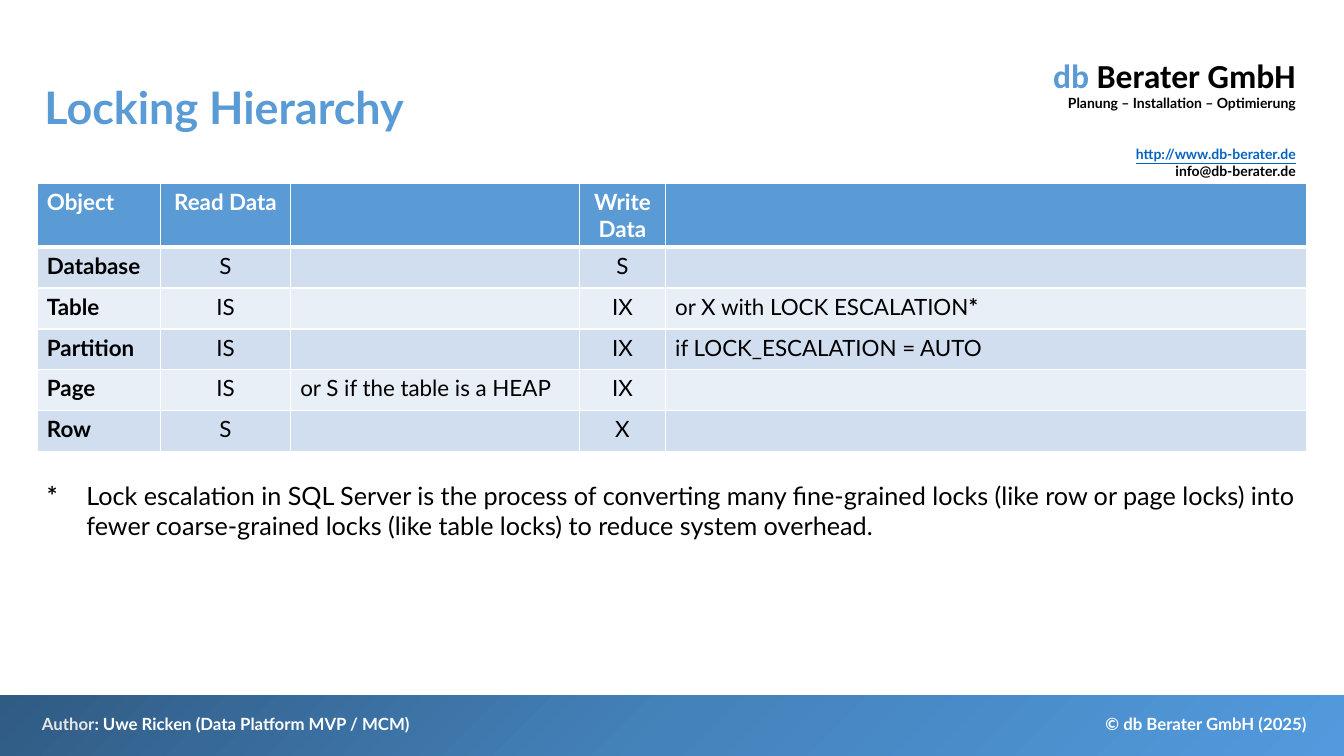
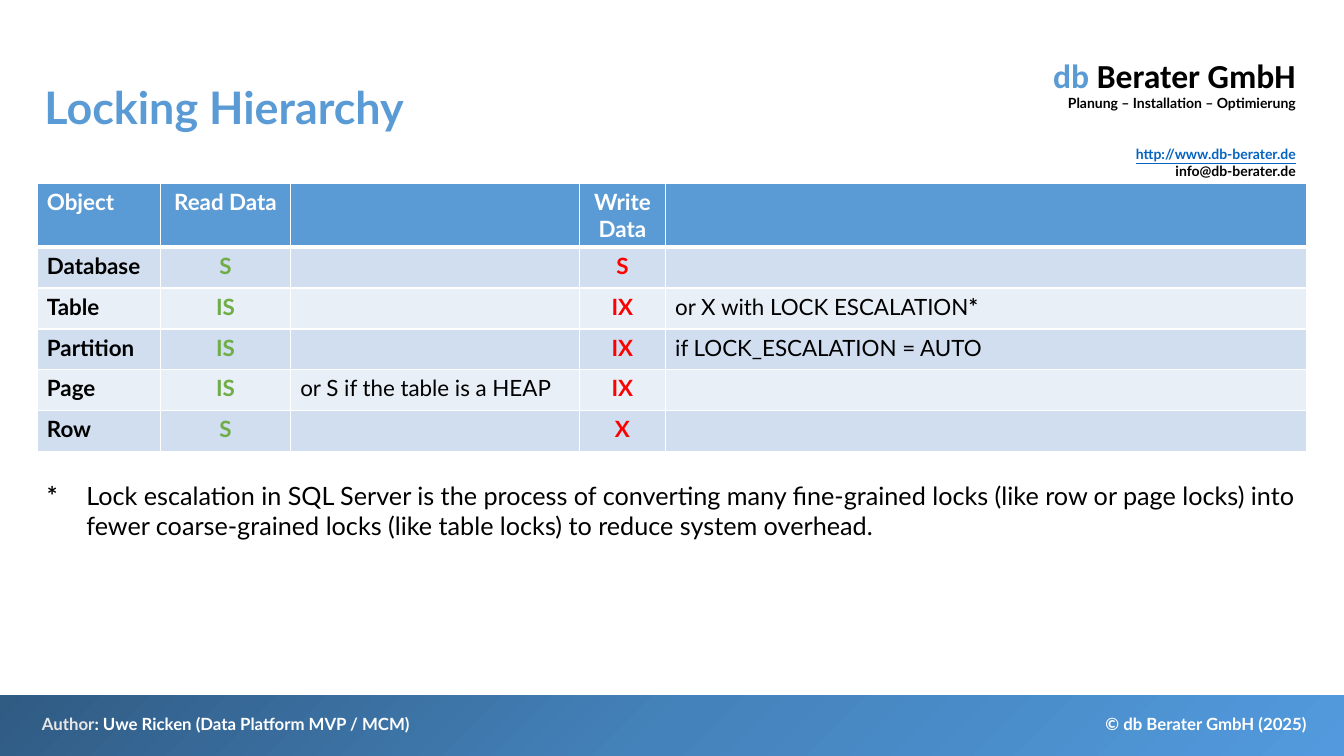
Before and after one commit to db-berater/solving-deadlock-scenarios, a slide deck: slide 9 of 01 - Documents and Preparation/Solving Deadlock Scenarios - EN.pptx (slide 8 before the commit). Drawn at 1344x756 pixels with LibreOffice and Linux fonts; fonts in the diff are those of the drawing. Boxes give left, top, right and bottom in pixels: in the first picture for what was removed or moved away, otherwise in the second. Text is boxed around its words. In the diff, an @@ line names an element or a change of style, - is before the commit and + after.

```diff
--- a/01 - Documents and Preparation/Solving Deadlock Scenarios - EN.pptx
+++ b/01 - Documents and Preparation/Solving Deadlock Scenarios - EN.pptx
@@ table at <box>37,184,1309,452</box> @@
@@ text colour #000000 to #70AD47 in "S", "IS", "IS", "IS" and 1 more places @@
@@ bold on in "S", "S", "IS", "IX" and 6 more places @@
@@ text colour #000000 to #FF0000 in "S", "IX", "IX", "IX" and 1 more places @@
```
Also in this commit, not shown: 6 other slides changed, 4 slides added, 13 other files.
